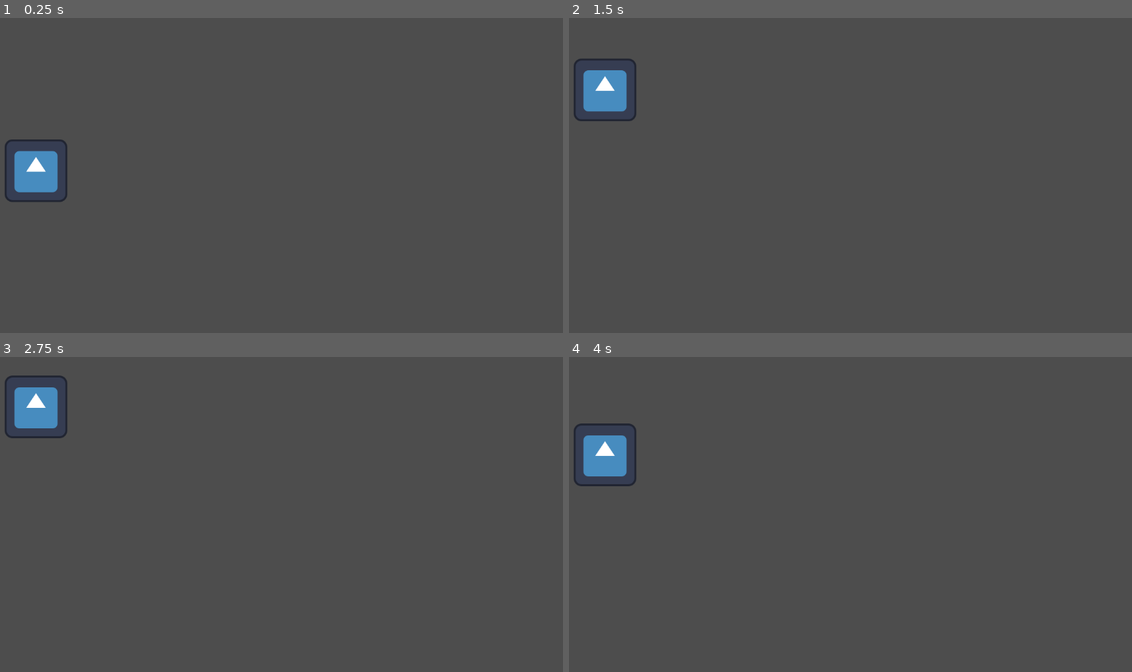
Above: before the commit, frames 1-4 (two rows, left to right).
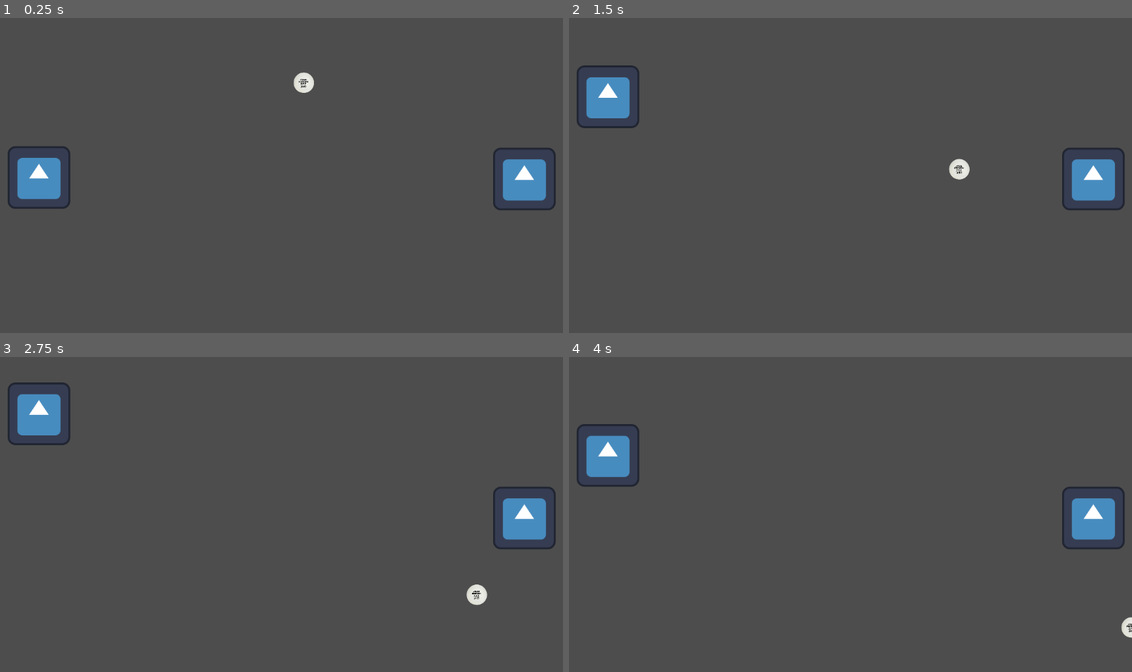
Above: after the commit, the same moments.

Repository: SOrtiz1967/Pong-Ortiz-2026
Game: Godot game, scene res://juego/mundo.tscn
Same seed, same stepped clock (60 frames per second), same inputs: the game is played once before the commit and once after it. Before the commit the project has no main scene; this scene is started directly in both runs. The engine's default icon, where the game draws it, is replaced by a stand-in: a white triangle on a blue panel in a dark square.
Inputs:
- Up to frame 1 (0.25 s): no input
- Up to frame 2 (1.5 s): hold W (arriba1) 0.53-1.28 s; hold S (abajo1) from 1.28 s (still down)
- Up to frame 3 (2.75 s): release S (abajo1) at 2.03 s; hold W (arriba1) from 2.03 s (still down)
- Up to frame 4 (4 s): release W (arriba1) at 3.53 s; hold S (abajo1) from 3.53 s (still down)

The runs differ from the first frame. In frame 1, 2.6% of the frame differs, in the area x 0-99%, y 17-61%; in frame 2, 2.6%; in frame 3, 2.6%, in the area x 0-99%, y 5-79%; in frame 4, 2.0%.

Commit message:
creado de la otra paleta mas la pelota que se mueve y rebota contra techo piso y las paletas, va lento por probar que funcione bien. pasos a seguir que salga de nuevo la pelota despues de un punto, que se contabilizen los puntos, luego agregarle mecanicas para que sea un poco mas entrenido, estetica y interfaz

Diff:
--- a/-pong/juego/mundo.tscn
+++ b/-pong/juego/mundo.tscn
@@ -3,13 +3,37 @@
 [ext_resource type="PackedScene" uid="uid://ckwepa1swqv7r" path="res://juego/paletajugador.tscn" id="1_hssua"]
 [ext_resource type="PackedScene" uid="uid://803d2ai4ii2e" path="res://juego/techo.tscn" id="2_ci5ue"]
 [ext_resource type="PackedScene" uid="uid://bbhmm355joxlv" path="res://juego/piso.tscn" id="3_embnx"]
+[ext_resource type="Texture2D" uid="uid://dex280ft6iym8" path="res://imgs/pelotita.png" id="4_embnx"]
+[ext_resource type="Script" uid="uid://dgf2n1vf3kcsq" path="res://juego/pelota.gd" id="4_sh0ne"]
+
+[sub_resource type="CircleShape2D" id="CircleShape2D_sh0ne"]
+radius = 21.0
 
 [node name="mundo" type="Node2D" unique_id=85346041]
-position = Vector2(0, -1)
+position = Vector2(-3, 0)
 
 [node name="paletajugador" parent="." unique_id=1717272184 instance=ExtResource("1_hssua")]
-position = Vector2(73, 317)
+position = Vector2(82, 330)
+
+[node name="paletajugador2" parent="." unique_id=1013470466 instance=ExtResource("1_hssua")]
+position = Vector2(1074, 333)
+tecla_arriba = "arriba2"
+tecla_abajo = "abajo2"
 
 [node name="techo" parent="." unique_id=1535107592 instance=ExtResource("2_ci5ue")]
 
 [node name="piso" parent="." unique_id=1673839475 instance=ExtResource("3_embnx")]
+
+[node name="pelota" type="CharacterBody2D" parent="." unique_id=1233882225]
+position = Vector2(3, -220)
+script = ExtResource("4_sh0ne")
+
+[node name="Sprite2D" type="Sprite2D" parent="pelota" unique_id=2144093550]
+position = Vector2(587, 317)
+scale = Vector2(0.25, 0.25)
+texture = ExtResource("4_embnx")
+
+[node name="CollisionShape2D" type="CollisionShape2D" parent="pelota" unique_id=1036268381]
+position = Vector2(587, 317)
+shape = SubResource("CircleShape2D_sh0ne")
+one_way_collision_margin = 3.5
--- a/-pong/juego/paletajugador.gd
+++ b/-pong/juego/paletajugador.gd
@@ -3,10 +3,15 @@
 # velocidad de las paletas
 const velocidad = 300.0
 
+#con el export en inspector puedo cambiarr la tecla para cad paleta
+@export var tecla_arriba: String = "arriba1"
+@export var tecla_abajo: String = "abajo1"
+
+
 func _physics_process(delta: float) -> void:
-	var direction =Input.get_axis("arriba1", "abajo1") #esto me va a leer la w y la s
+	var direction =Input.get_axis(tecla_arriba, tecla_abajo) #esto me va a leer la w y la s ahora tambien las flechitas
 
-	#if para mover la paleta cuano direction se active osea reciba una w o s
+	#if para mover la paleta cuano direction se active osea reciba una una entrada
 
 	if direction:
 		velocity.y= direction * velocidad
--- /dev/null
+++ b/-pong/juego/pelota.gd
@@ -0,0 +1,14 @@
+extends CharacterBody2D
+
+var velocidad_pelota = 200.0
+# Vector2(1, 1) hace que la pelota arranque moviéndose en diagonal
+var direccion = Vector2(1, 1).normalized()
+
+func _physics_process(delta: float) -> void:
+	# move_and_collide mueve la pelota y nos avisa si choca
+	# A diferencia de move_and_slide, aquí multiplicamos por delta
+	var colision = move_and_collide(direccion * velocidad_pelota * delta)
+
+	if colision:
+		# Si la pelota choca (contra una paleta o el techo/piso), rebota
+		direccion = direccion.bounce(colision.get_normal())
--- a/-pong/project.godot
+++ b/-pong/project.godot
@@ -11,6 +11,7 @@
 [application]
 
 config/name="Pong"
+run/main_scene="uid://c0dcuc827yyyw"
 config/features=PackedStringArray("4.6", "Forward Plus")
 config/icon="res://icon.svg"
 
@@ -18,12 +19,22 @@
 
 arriba1={
 "deadzone": 0.2,
-"events": [Object(InputEventKey,"resource_local_to_scene":fa …(167 unchanged characters)… cal_keycode":87,"key_label":0,"unicode":119,"location":0,"echo":false,"script":null)
+"events": [Object(InputEventKey,"resource_local_to_scene":fa …(167 unchanged characters)… cal_keycode":87,"key_label":0,"unicode":87,"location":0,"echo":false,"script":null)
 ]
 }
 abajo1={
 "deadzone": 0.2,
-"events": [Object(InputEventKey,"resource_local_to_scene":fa …(167 unchanged characters)… cal_keycode":83,"key_label":0,"unicode":115,"location":0,"echo":false,"script":null)
+"events": [Object(InputEventKey,"resource_local_to_scene":fa …(167 unchanged characters)… cal_keycode":83,"key_label":0,"unicode":83,"location":0,"echo":false,"script":null)
+]
+}
+arriba2={
+"deadzone": 0.2,
+"events": [Object(InputEventKey,"resource_local_to_scene":false,"resource_name":"","device":-1,"window_id":0,"alt_pressed":false,"shift_pressed":false,"ctrl_pressed":false,"meta_pressed":false,"pressed":false,"keycode":0,"physical_keycode":4194320,"key_label":0,"unicode":0,"location":0,"echo":false,"script":null)
+]
+}
+abajo2={
+"deadzone": 0.2,
+"events": [Object(InputEventKey,"resource_local_to_scene":false,"resource_name":"","device":-1,"window_id":0,"alt_pressed":false,"shift_pressed":false,"ctrl_pressed":false,"meta_pressed":false,"pressed":false,"keycode":0,"physical_keycode":4194322,"key_label":0,"unicode":0,"location":0,"echo":false,"script":null)
 ]
 }
 
Binary file added: -pong/imgs/pelotita.png
Not shown, added: -pong/imgs/pelotita.png.import
Not shown, added: -pong/juego/pelota.gd.uid
